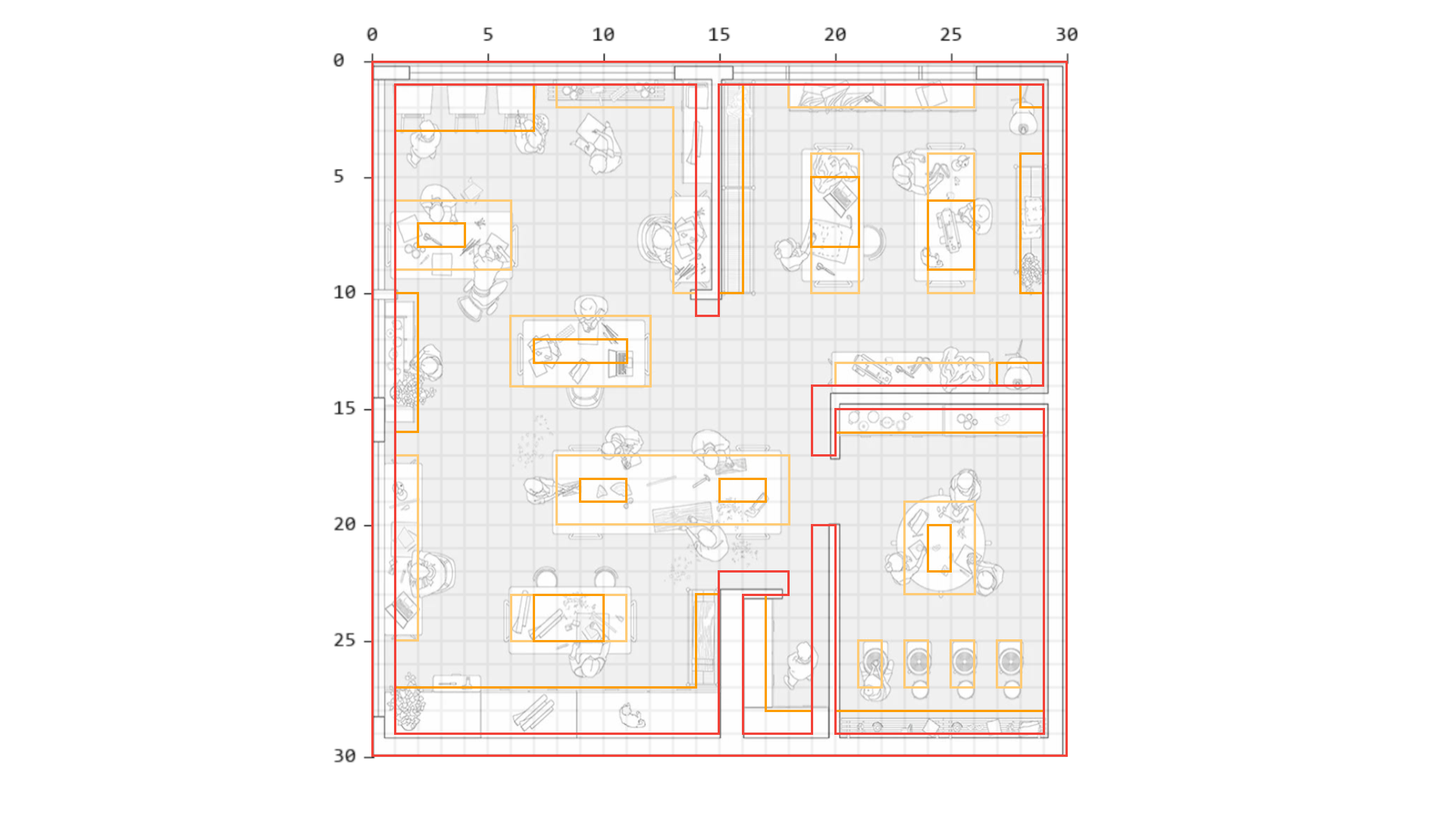
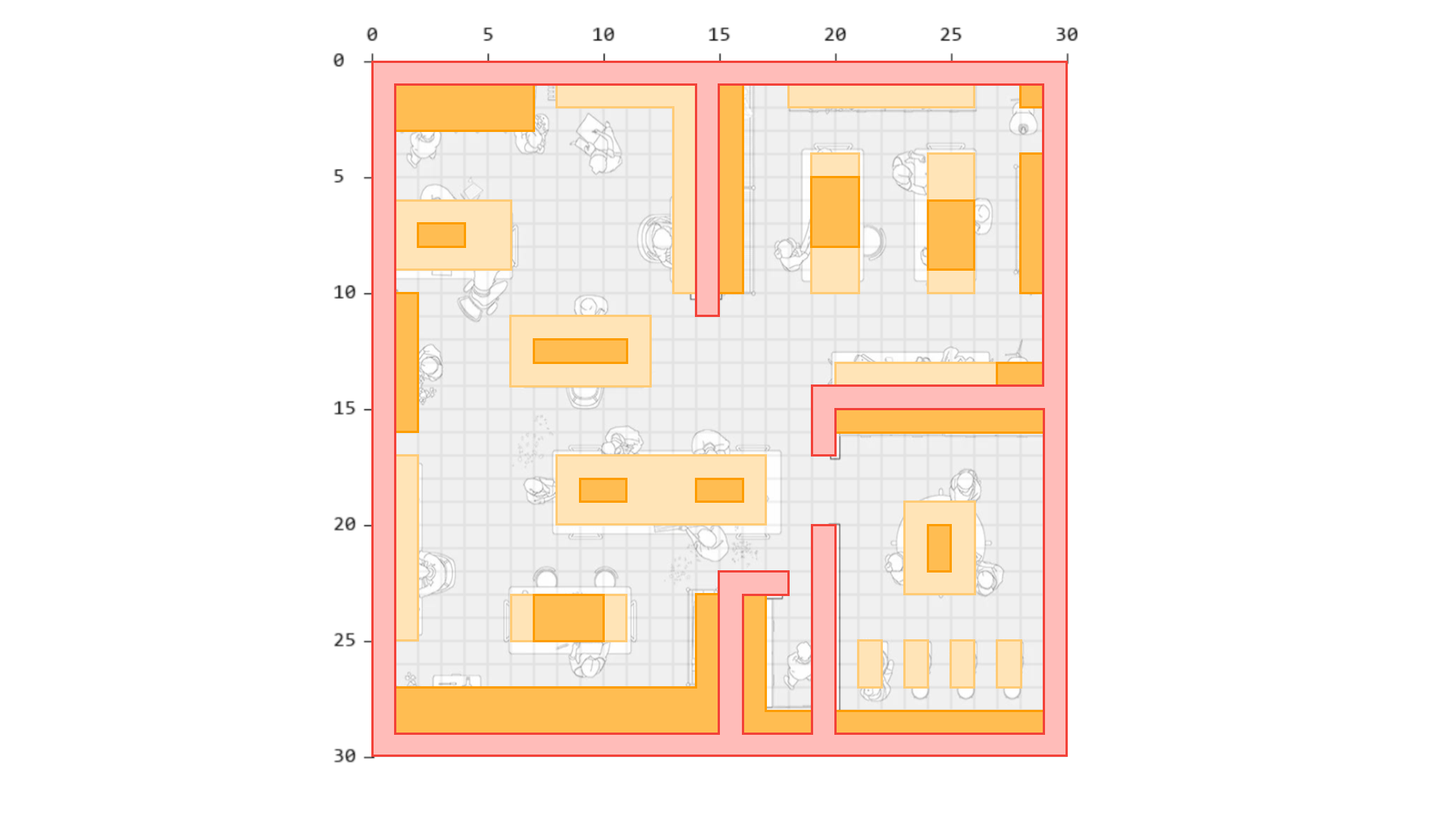
Layer changes from the first 1455 × 819 image to the second:
showed "workshop_fill", painted on it over [left=373, top=62, right=1066, bottom=755]
painted on "workshop" over [left=695, top=454, right=791, bottom=526]
